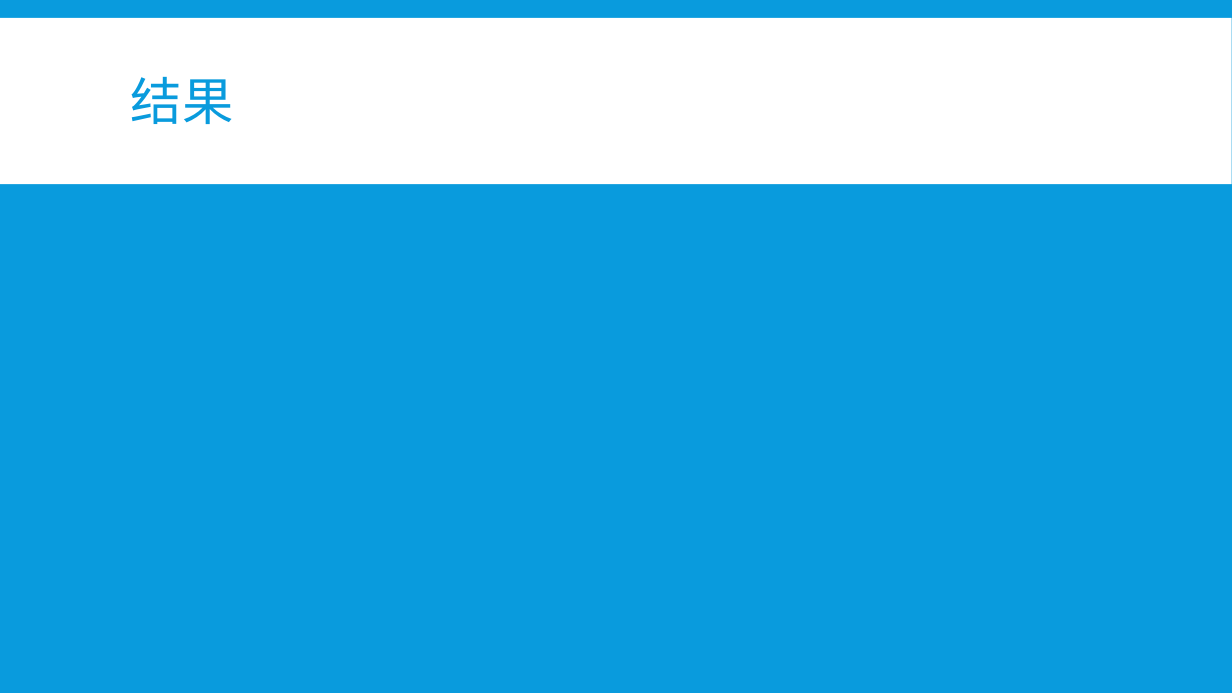
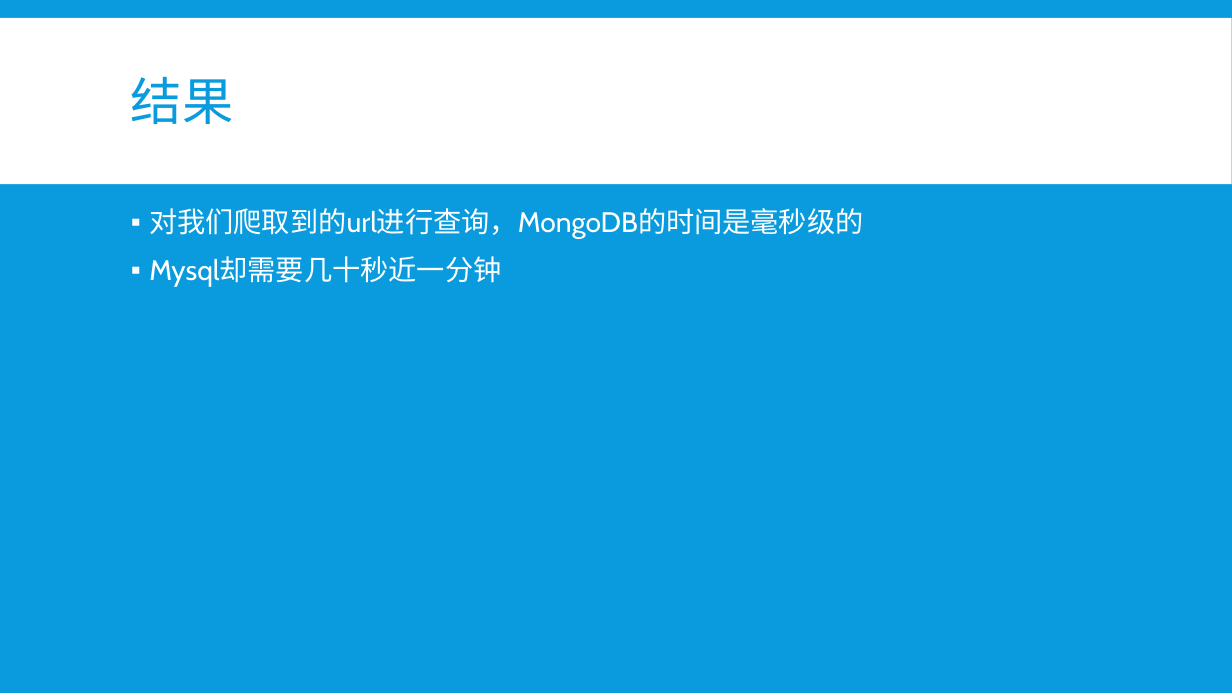
Before and after one commit to b4ubles/PCBNS, a slide deck: slide 21 of doc/NoSQL vs SQL.pptx (slide 19 before the commit). Drawn at 1232x693 pixels with LibreOffice and Linux fonts; fonts in the diff are those of the drawing. Boxes give left, top, right and bottom in pixels: in the first picture for what was removed or moved away, otherwise in the second. Text is boxed around its words. In the diff, an @@ line names an element or a change of style, - is before the commit and + after.

```diff
--- a/doc/NoSQL vs SQL.pptx
+++ b/doc/NoSQL vs SQL.pptx
@@ text added at [149,208,863,286], 22 pt, text #FFFFFF @@
+▪ 对我们爬取到的url进行查询，MongoDB的时间是毫秒级的
+▪ Mysql却需要几十秒近一分钟
```
Also in this commit, not shown: 6 other slides changed, 3 slides added, 1 slide removed, 2 other files.
